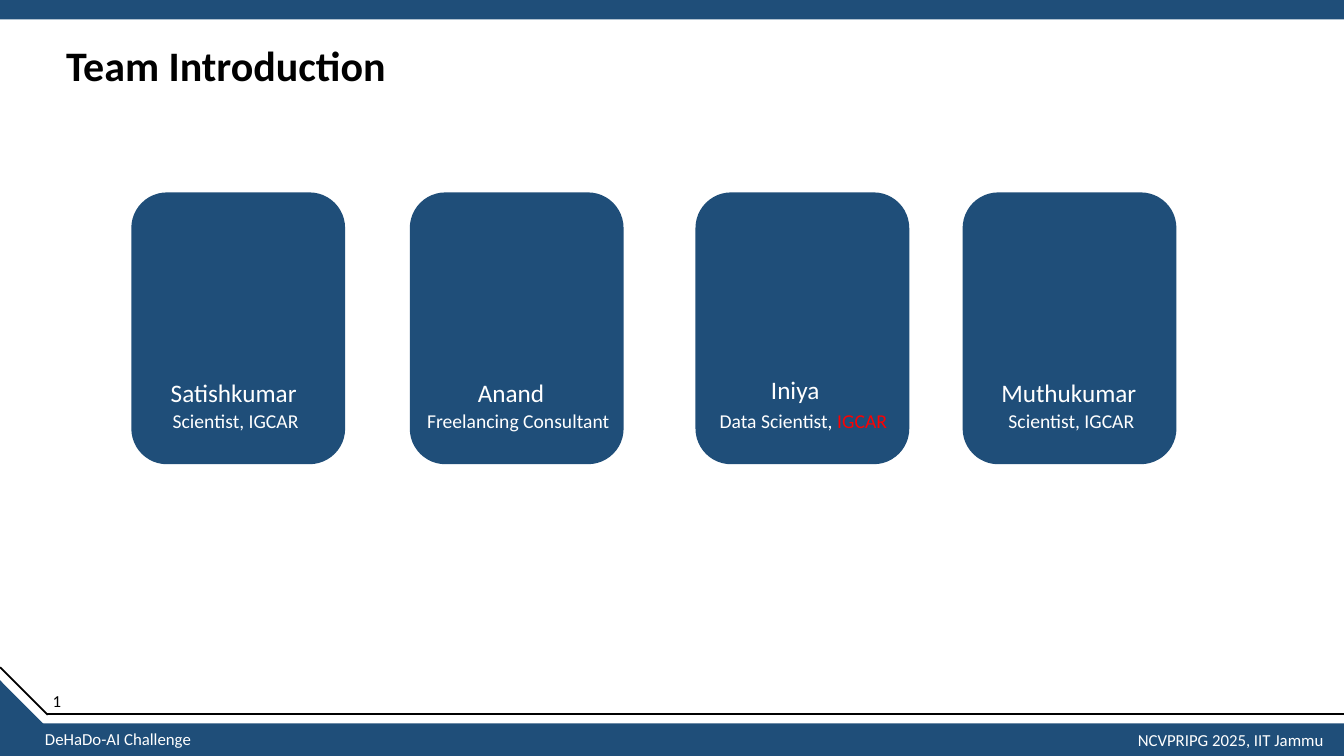
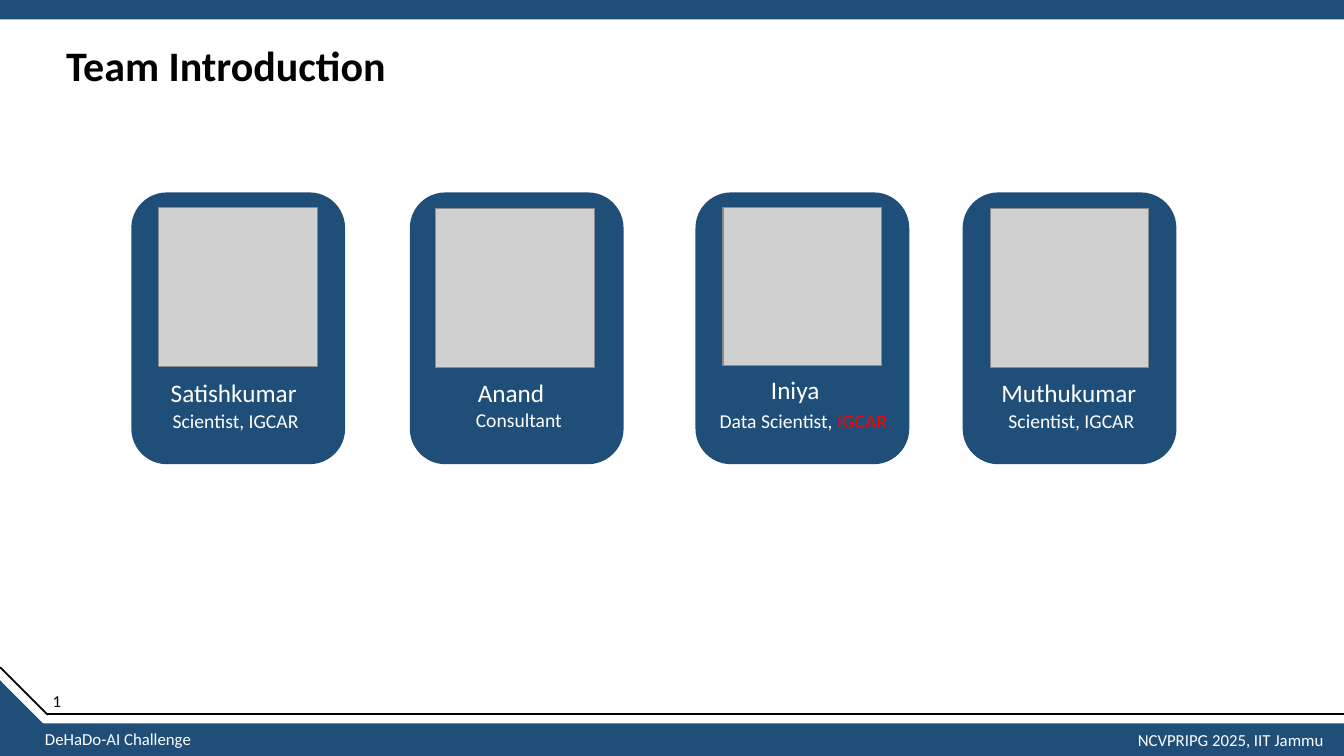
Before and after one commit to sathishkumartheta/tokenwise-dehado-ai, a slide deck: slide 3 of submission/Presentation.pptx. Drawn at 1344x756 pixels with LibreOffice and Linux fonts; fonts in the diff are those of the drawing; grey boxes stand for pictures. Boxes give left, top, right and bottom in pixels: in the first picture for what was removed or moved away, otherwise in the second. Text is boxed around its words. In the diff, an @@ line names an element or a change of style, - is before the commit and + after.

Commit message:
update team details

```diff
--- a/submission/Presentation.pptx
+++ b/submission/Presentation.pptx
@@ picture added at <box>158,208,317,366</box> @@
@@ picture added at <box>436,209,594,367</box> @@
@@ picture added at <box>723,208,881,366</box> @@
@@ picture added at <box>990,209,1148,367</box> @@
@@ text at <box>476,413,562,427</box>: text changed @@
-Freelancing Consultant
+Consultant
```
